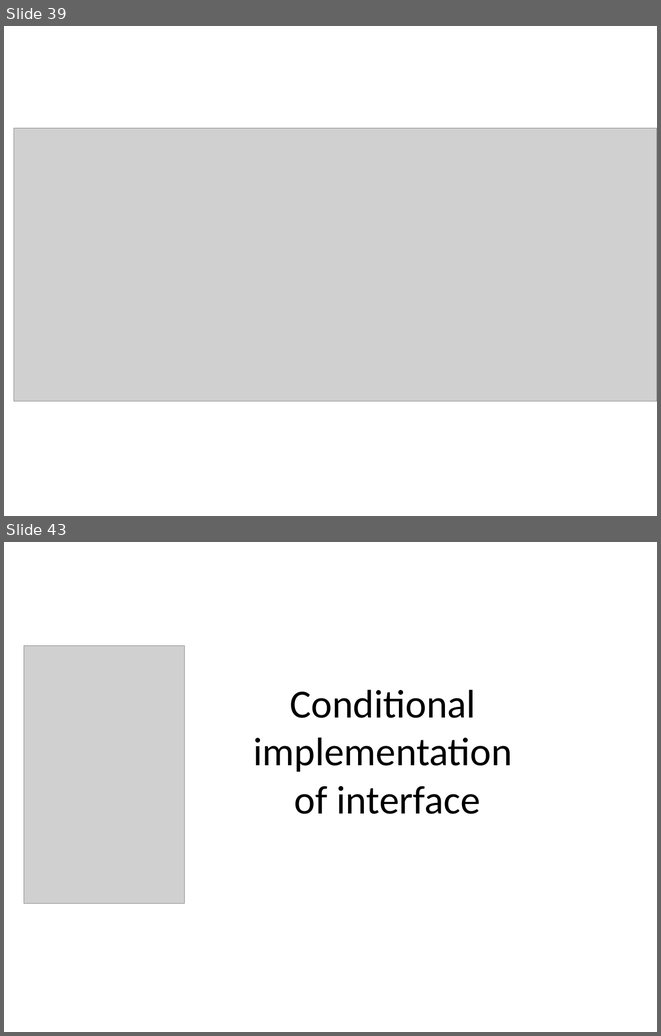
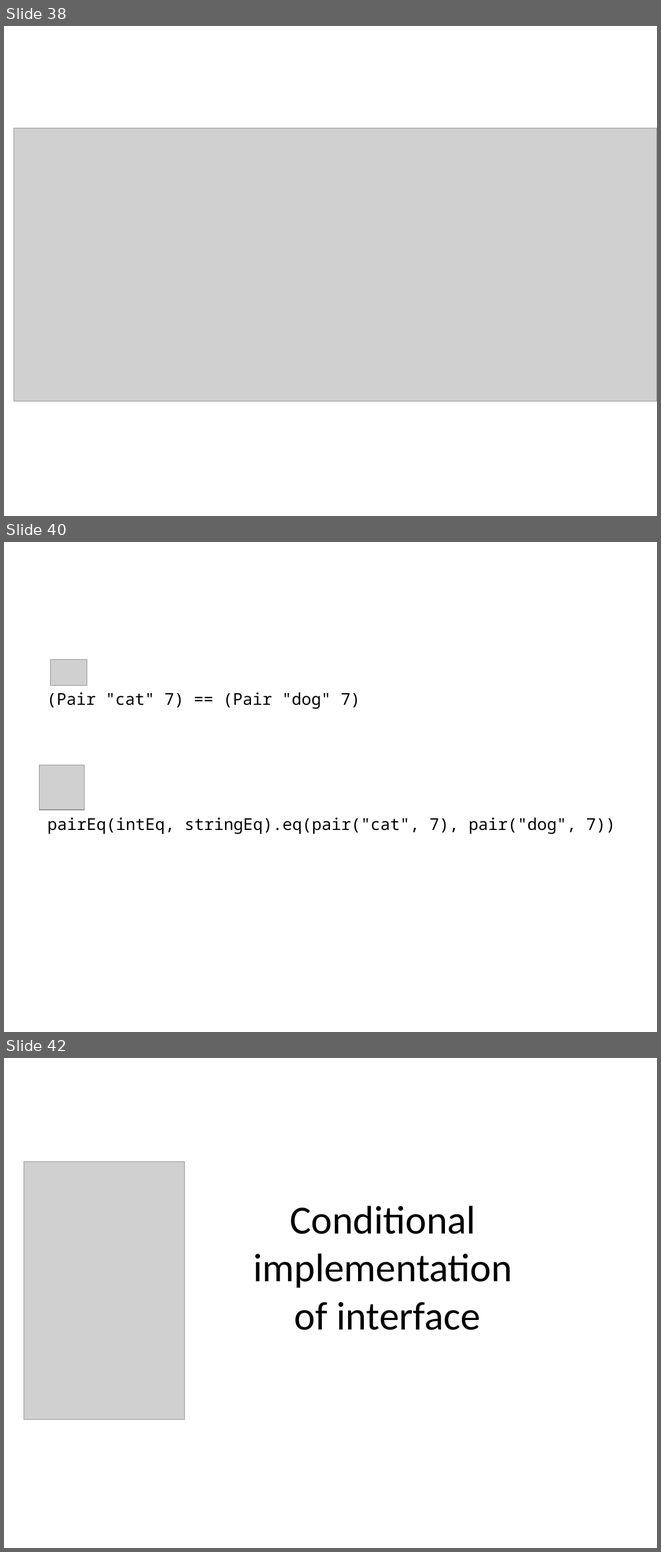
Before and after one commit to techtangents/javaeq, a slide deck: eq.pptx. Shown one above the other, each under a label of ours: slides 39 and 43 before the commit, slides 38, 40 and 42 after it; the slides between them are not shown. The pictures are 661x1036 and 661x1552 pixels, drawn with LibreOffice and Linux fonts; fonts in the diff are those of the drawing; grey boxes stand for pictures. Boxes give left, top, right and bottom in pixels: in the first picture for what was removed or moved away, otherwise in the second. Text is boxed around its words. In the diff, an @@ line names an element or a change of style, - is before the commit and + after.

```diff
--- a/eq.pptx
+++ b/eq.pptx
@@ slide 40 added at (x1=4, y1=542, x2=657, y2=1032), background #FFFFFF @@
@@ picture added at (x1=50, y1=660, x2=87, y2=686) @@
@@ text added at (x1=47, y1=692, x2=360, y2=709), 18 pt, text #000000 @@
+(Pair "cat" 7) == (Pair "dog" 7)
@@ picture added at (x1=40, y1=765, x2=85, y2=810) @@
@@ text added at (x1=47, y1=817, x2=615, y2=834), 18 pt, text #000000 @@
+pairEq(intEq, stringEq).eq(pair("cat", 7), pair("dog", 7))
@@ what was slide 39 is now slide 38 @@
@@ what was slide 43 is now slide 42 @@
```
Also in this commit, not shown: 2 slides changed, 1 other slide added, 6 slides removed.
